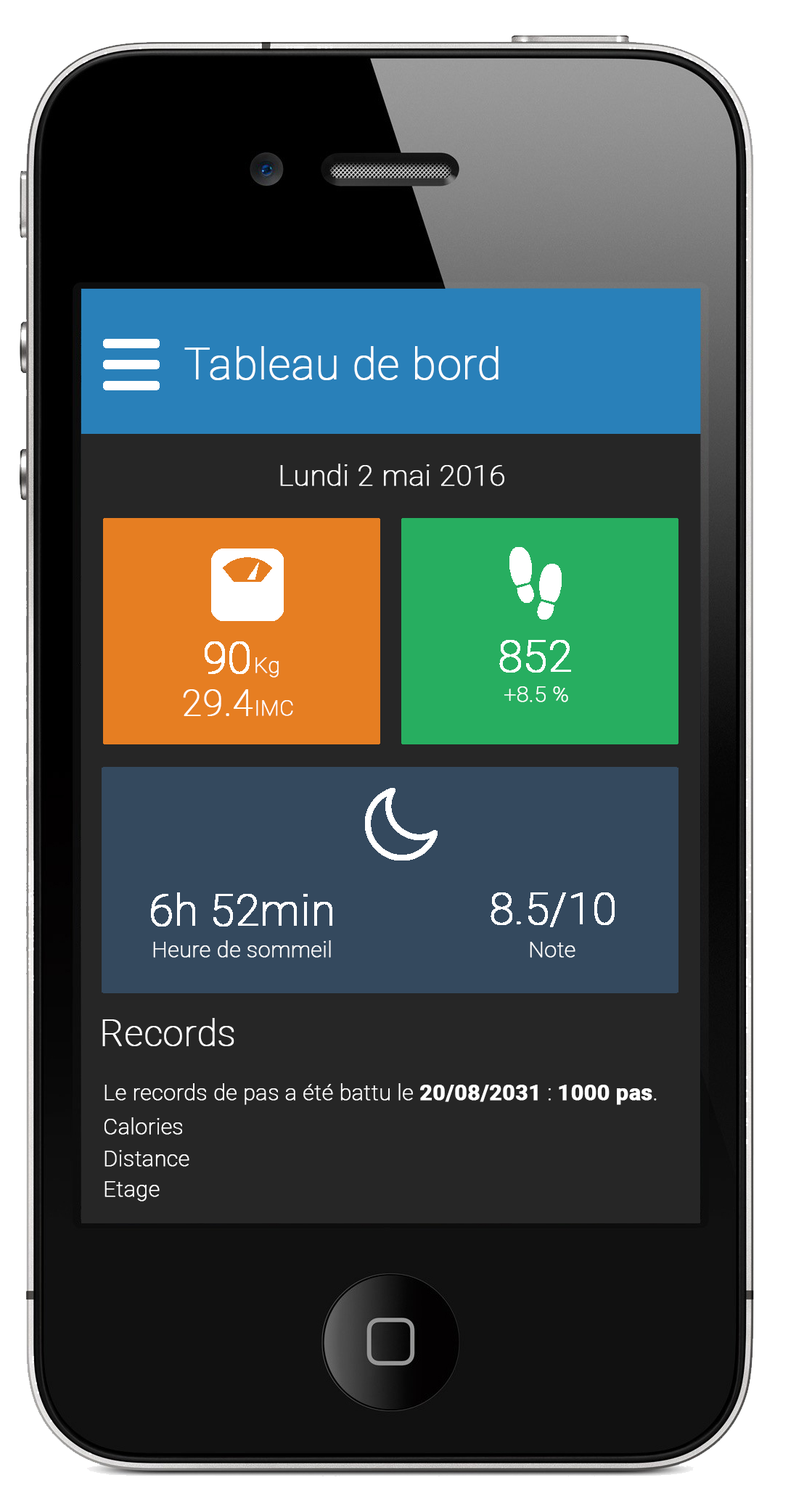
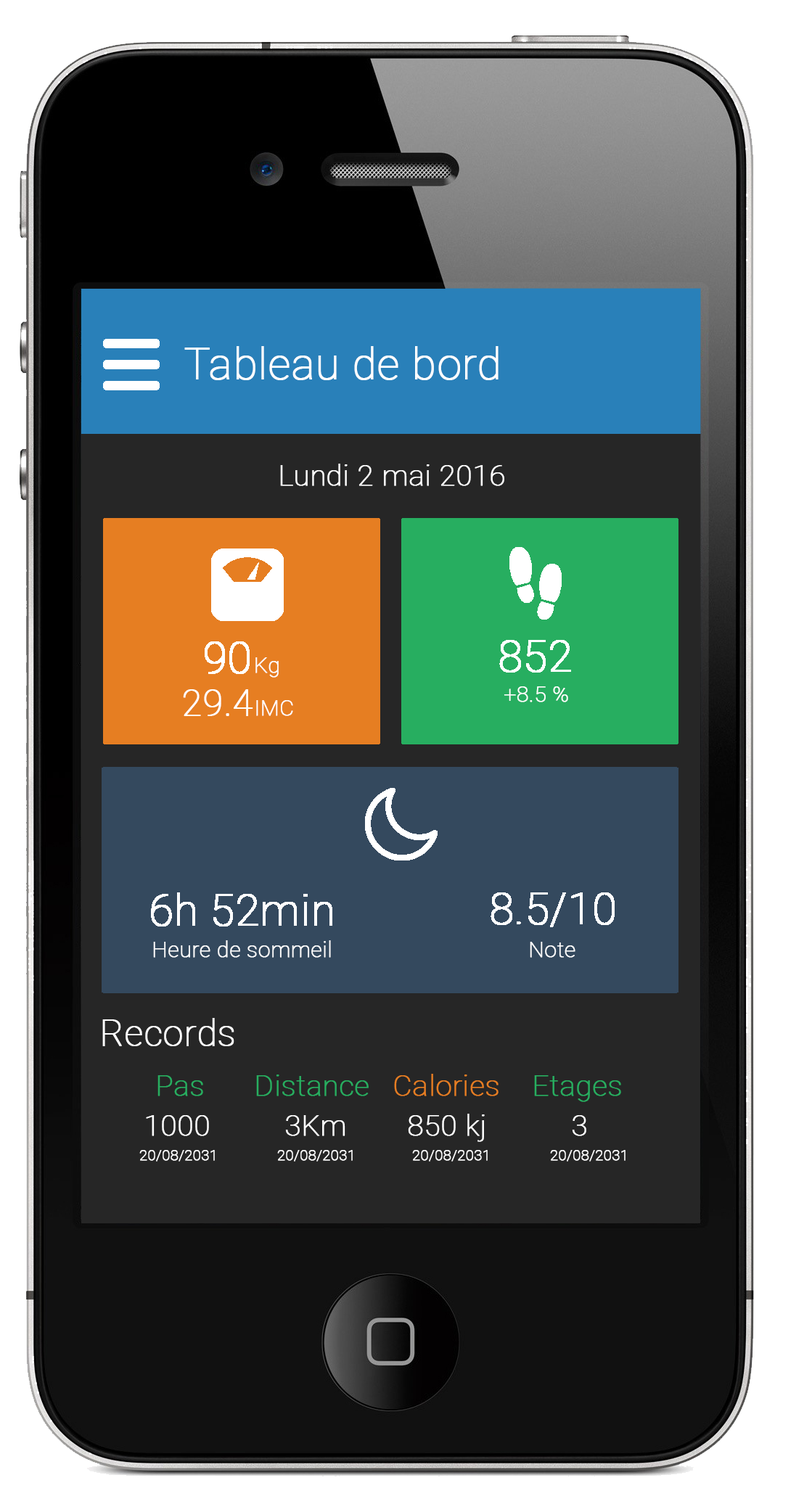
Before/after of a 812x1512 layered artwork. What changed in the layer stack:
removed layer "Etage" over (104, 1181, 160, 1202)
added layer "20/08/2031 copie 3" above "3" over (549, 1150, 626, 1162)
added layer "3" above "20/08/2031 copie 2" over (571, 1115, 587, 1137)
added layer "20/08/2031 copie 2" above "850 kj" over (412, 1150, 488, 1162)
added layer "850 kj" above "20/08/2031 copie" over (407, 1113, 485, 1143)
added layer "20/08/2031 copie" above "3Km" over (277, 1150, 353, 1162)
added layer "3Km" above "20/08/2031" over (285, 1115, 346, 1137)
added layer "20/08/2031" above "1000" over (139, 1150, 215, 1162)
added layer "1000" above "Etages" over (145, 1115, 209, 1137)
added layer "Etages" above "Calories" over (534, 1075, 622, 1103)
moved "Calories" above "Distance", painted on it over (104, 1073, 499, 1135)
removed layer "Le records de pas a été battu le 20/08/2031 : 1000 pas." over (104, 1083, 657, 1106)
painted on "Distance" over (104, 1074, 369, 1167)
added layer "Pas" above "Calque 3" over (157, 1075, 204, 1097)
